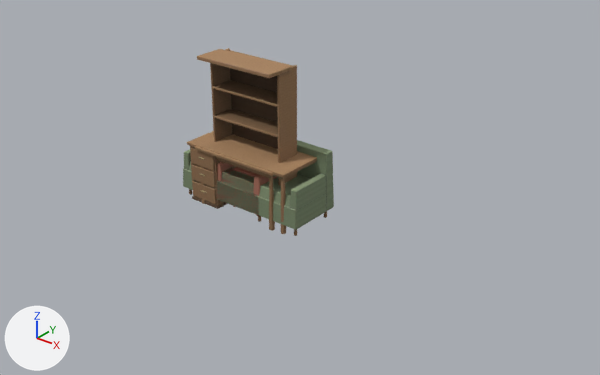
A saved change to the glTF model models/sets/furniture.glb.
One viewpoint serves both versions: a 50 mm camera at (6.04, -6.7, 4.6) aimed at (0.6, 0.1, 0.38). Lighting does not change. The marker at lower left points along +X, +Y and +Z. The picture after the commit comes second.

Objects in the first picture: 'armchair', 'desk', 'shelf', 'sofa', 'table' and 1 more.
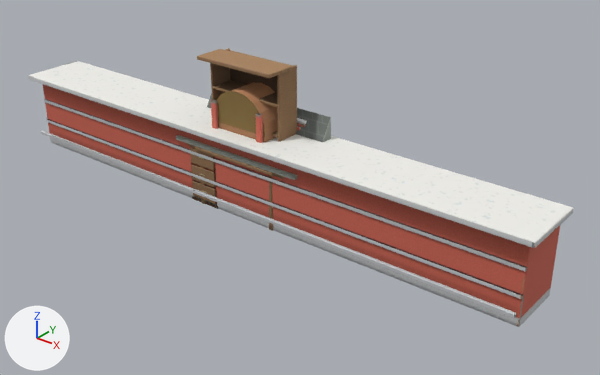
Pixel boxes (x1, y1, x2, y2) of what changed, in the pictures (600 x 375 px):
'counter', added: after (28, 61, 574, 327)
'jukebox', added (brown): after (211, 82, 278, 143)
'console', added: after (176, 93, 331, 180)
'booth', added (mostly hidden): after (297, 118, 307, 131)
'sofa', unchanged, covered by the edit: before (183, 140, 334, 236)
'desk', unchanged, covered by the edit: before (187, 131, 317, 234); after (187, 143, 285, 209)

The change, as a list of edits to the scene's bpy script:
```text
Add img_g:
    img_g = load_image('g', '_unpacked/g', 1024, 1024, 'sRGB')
Add mat_g:
    mat_g = principled_material('g')
    mat_g.texture = img_g
    mat_g.roughness = 0.9
Add me_jukebox:
    me_jukebox.from_pydata(...)  # 128 vertices, 188 faces; spans x -0.41..0.41, y -0.32..0.28, z 0.0..1.53
    me_jukebox.materials.append(mat_g)  # picture img_g
Add me_counter:
    me_counter.from_pydata(...)  # 96 vertices, 124 faces; spans x -3.7..3.7, y -0.5..0.35, z 0.0..1.02
    me_counter.materials.append(mat_g)  # picture img_g
Add me_console:
    me_console.from_pydata(...)  # 382 vertices, 692 faces; spans x -0.92..0.92, y -0.4..0.3, z 0.0..1.27
    me_console.materials.append(mat_g)  # picture img_g
Add me_booth:
    me_booth.from_pydata(...)  # 112 vertices, 152 faces; spans x -0.605..0.605, y -0.25..0.325, z 0.0..1.18
    me_booth.materials.append(mat_g)  # picture img_g
Add ob_jukebox:
    ob_jukebox = bpy.data.objects.new('jukebox', me_jukebox)
    ob_jukebox.location = (0.0, 0.0, 0.0)
Add ob_counter:
    ob_counter = bpy.data.objects.new('counter', me_counter)
    ob_counter.location = (0.0, 0.0, 0.0)
Add ob_console:
    ob_console = bpy.data.objects.new('console', me_console)
    ob_console.location = (0.0, 0.0, 0.0)
Add ob_booth:
    ob_booth = bpy.data.objects.new('booth', me_booth)
    ob_booth.location = (0.0, 0.0, 0.0)
```
